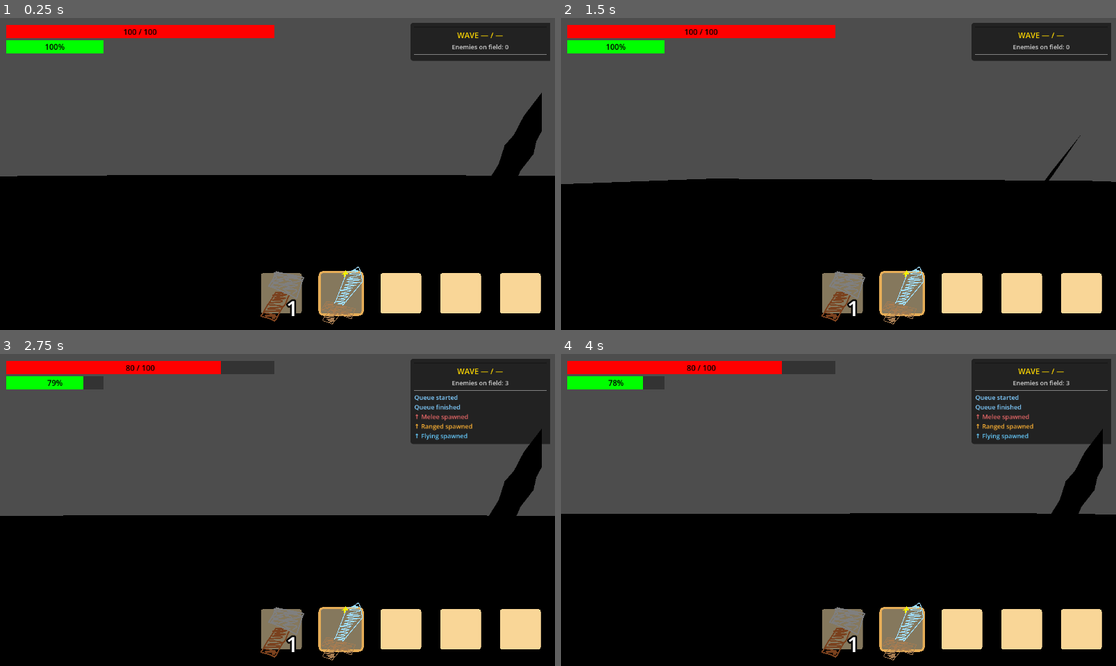
Above: before the commit, frames 1-4 (two rows, left to right).
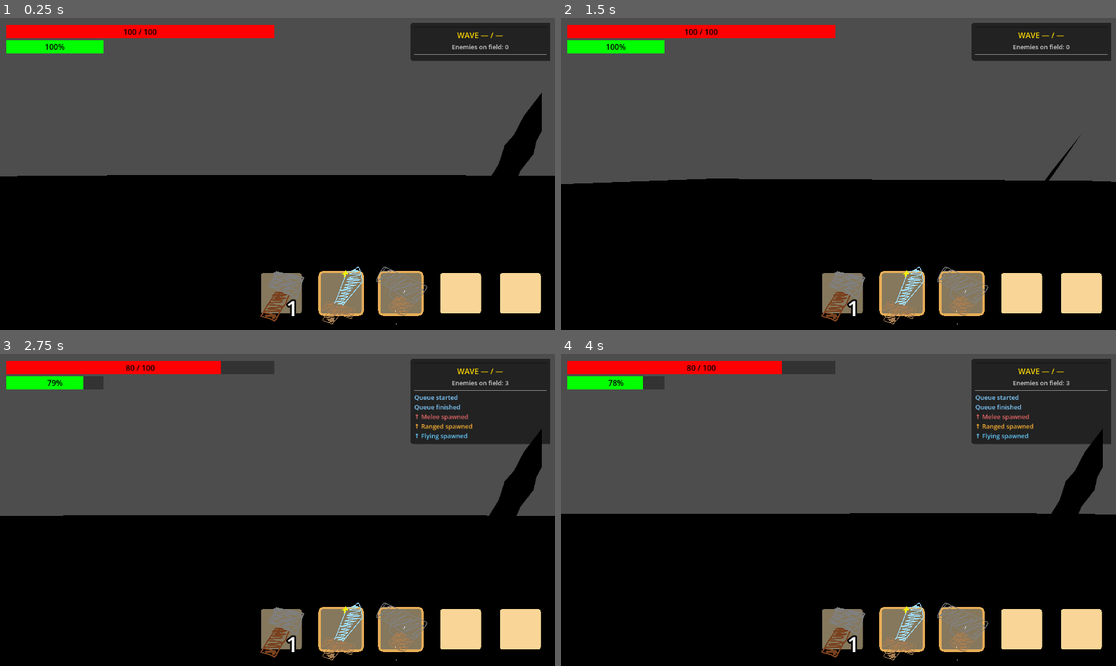
Above: after the commit, the same moments.

Repository: Duckayy/airborne
Game: Godot game, scene res://Enemy Test Spawning Arena/EnemySpawnTestArena.tscn
Same seed, same stepped clock (60 frames per second), same inputs: the game is played once before the commit and once after it.
Inputs (mouse positions are in pixels of both pictures, inside the frame that each line leads up to):
- Up to frame 1 (0.25 s): no input
- Up to frame 2 (1.5 s): tap Enter at 0.5 s; move the mouse to (866, 174) at 0.52 s; hold W (Move Forward) from 0.53 s (still down); tap Ctrl (Crouch) at 0.6 s; click (866, 174) at 0.67 s; tap Space (Jump) at 0.77 s; move the mouse to (810, 174) at 1.27 s; click (810, 174) at 1.35 s
- Up to frame 3 (2.75 s): keep holding W (Move Forward); tap Space (Jump) at 1.52 s; move the mouse to (288, 503) at 2.02 s; hold Shift (Sprint) from 2.03 s (still down)
- Up to frame 4 (4 s): keep holding W (Move Forward); move the mouse to (832, 516) at 2.77 s; release Shift (Sprint) at 2.78 s; tap V (ToggleCamera) at 2.85 s; click (832, 516) at 2.92 s; tap Space (Jump) at 3.02, 3.77 s; move the mouse to (877, 513) at 3.52 s; tap F at 3.6 s

The runs differ from the first frame. In frame 1, 1.2% of the frame differs, in the area x 67-77%, y 79-99%; in frame 2, 1.2%; in frame 3, 1.2%; in frame 4, 1.2%.

Commit message:
Gun Scene
added
-gun scene
-ranged hitbox script
- gun png

Diff:
--- a/airborne/Data/Inventory/InventoryData.json
+++ b/airborne/Data/Inventory/InventoryData.json
@@ -19,5 +19,12 @@
 		"item_quantity": 1,
 		"slot_index": 16,
 		"stack_size": 1
+	},
+	{
+		"item_category": "Item",
+		"item_name": "Gun",
+		"item_quantity": 1,
+		"slot_index": 17,
+		"stack_size": 1
 	}
 ]
--- a/airborne/Data/ItemAssetData.json
+++ b/airborne/Data/ItemAssetData.json
@@ -8,5 +8,10 @@
 		"ItemCategory": "Weapon",
 		"ModelPath": "res://Models/Viewmodels/Weapons/Swords.glb",
 		"UseAnimation": "res://Models/Viewmodels/Weapons/Animation/prototype_sword.res"
+	},
+	"Gun": {
+		"ItemCategory": "Weapon",
+		"ModelPath": "res://Models/Viewmodels/Weapons/gun.glb",
+		"UseAnimation": "res://Models/Viewmodels/Weapons/Animation/prototype_sword.res"
 	}
 }
--- a/airborne/Data/ItemData.json
+++ b/airborne/Data/ItemData.json
@@ -18,5 +18,15 @@
 		"ModelPath": "res://Models/Viewmodels/Weapons/Swords.glb",
 		"WeaponScenePath": "res://Weapons/scenes/MeleeHitbox.tscn",
 		"Hitbox": "MeleeHammer"
+	},
+	"Gun": {
+		"ItemCategory": "Item",
+		"Damage": 20,
+		"ItemSpeed": 0.5,
+		"StackSize": 1,
+		"Description": "RAH TAH TAH TAH",
+		"ModelPath": "res://Models/Viewmodels/Weapons/gun.glb",
+		"WeaponScenePath": "res://Weapons/scenes/RangeWeaponHitscan.tscn",
+		"Hitbox": "MeleeHammer"
 	}
 }
--- a/airborne/Weapons/scenes/RangeWeaponHitscan.tscn
+++ b/airborne/Weapons/scenes/RangeWeaponHitscan.tscn
@@ -1,8 +1,10 @@
 [gd_scene format=3 uid="uid://cx0e37mgk2hg3"]
 
 [ext_resource type="PackedScene" uid="uid://bcvqu1jd04c8g" path="res://Models/Viewmodels/Weapons/gun.glb" id="1_h5x46"]
+[ext_resource type="Script" uid="uid://c46slfu8r4as6" path="res://Weapons/scripts/WeaponRangedHitbox.gd" id="1_u5rv6"]
 
 [node name="RangeWeaponHitscan" type="Node3D" unique_id=1690812453]
+script = ExtResource("1_u5rv6")
 
 [node name="Model" parent="." unique_id=854514481 instance=ExtResource("1_h5x46")]
 transform = Transform3D(0.09, 7.963435e-06, 1.51691665e-05, -7.916981e-06, 0.08999958, -0.00027592902, -1.5193464e-05, 0.00027592768, 0.08999958, 0, 0, 0)
--- a/airborne/Weapons/scripts/WeaponHitbox.gd
+++ b/airborne/Weapons/scripts/WeaponHitbox.gd
@@ -19,10 +19,11 @@
 func setup(data) -> void:
 	print("This is damage", damage)
 	damage = data["Damage"]
-	var hitbox_key = data["Hitbox"]
-	var hitbox_data = HitboxData[hitbox_key]
-	change_dimensions(hitbox_data)
-	change_position(hitbox_data)
+	var hitbox_key = data.get("Hitbox")
+	if hitbox_key:
+		var hitbox_data = HitboxData[hitbox_key]
+		change_dimensions(hitbox_data)
+		change_position(hitbox_data)
 
 func attack(active: bool) -> void:
 	$Area3D.monitoring = active
--- a/airborne/Weapons/scripts/WeaponRangedHitbox.gd
+++ b/airborne/Weapons/scripts/WeaponRangedHitbox.gd
@@ -1,13 +1,20 @@
 extends Node
 
 var damage: int
+var attackSpeed: float
+var range: float
+var timeSinceLastAttack: float
+
 # Called when the node enters the scene tree for the first time.
 func _ready() -> void:
 	pass # Replace with function body.
 
 func setup(data) -> void:
 	damage = data["Damage"]
+	attackSpeed = data["ItemSpeed"]
 	var mesh_scene: PackedScene = load(data["ModelPath"])
 	var mesh_instance = mesh_scene.instantiate()
 	$Model.add_child(mesh_instance)
 # Called every frame. 'delta' is the elapsed time since the previous frame.
+func fire(shooter: CollisionObject3D) -> void:
+	pass
Binary file added: airborne/items/Gun.png
Not shown, added: airborne/items/Gun.png.import
